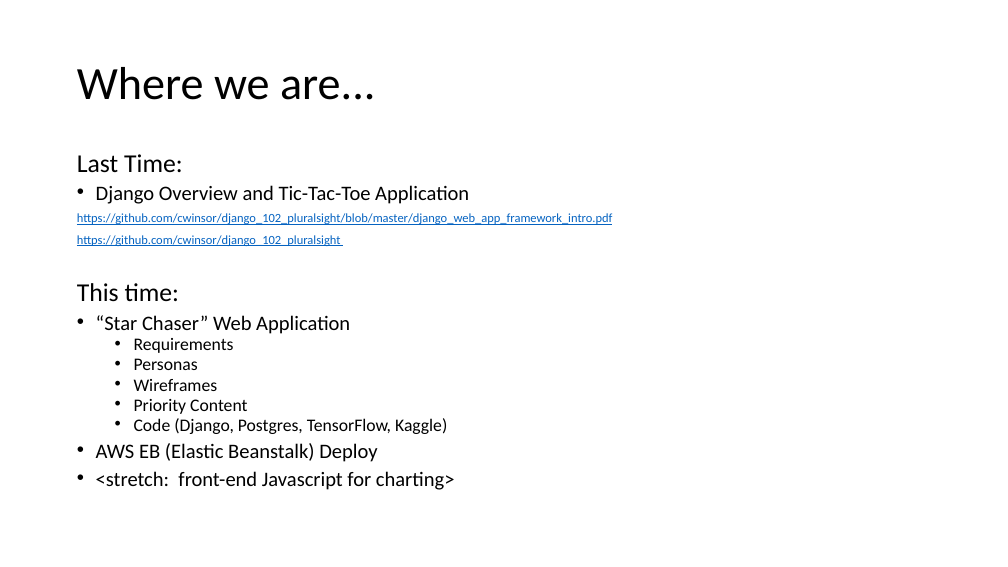
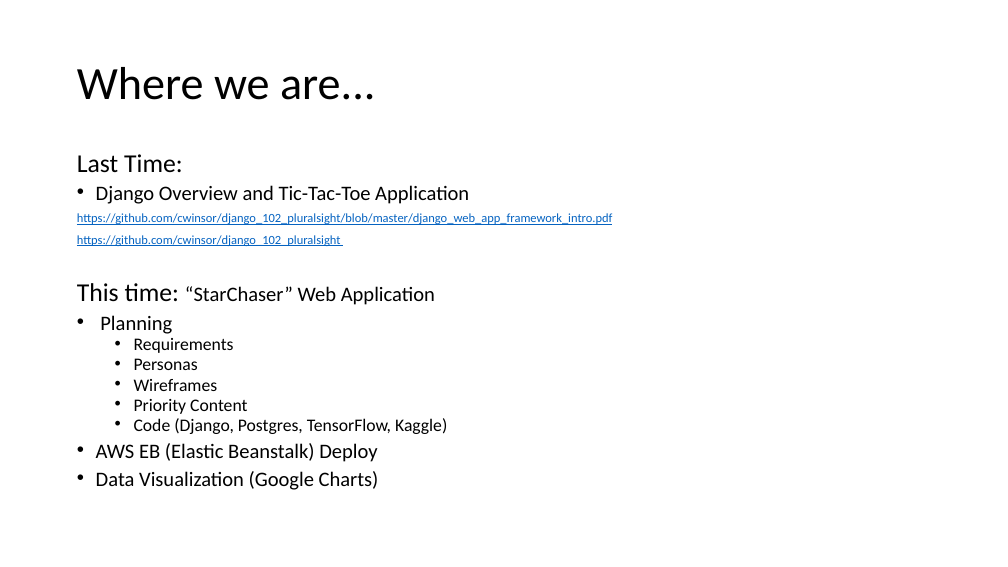
Before and after one commit to cwinsor/django_103_plasticc_and_ux, a slide deck: slide 2 of presentation.pptx. Drawn at 1008x567 pixels with LibreOffice and Linux fonts; fonts in the diff are those of the drawing. Boxes give left, top, right and bottom in pixels: in the first picture for what was removed or moved away, otherwise in the second. Text is boxed around its words. In the diff, an @@ line names an element or a change of style, - is before the commit and + after.

```diff
--- a/presentation.pptx
+++ b/presentation.pptx
@@ text at (77, 283, 435, 334): text changed @@
-This time:
-• “Star Chaser” Web Application
+This time: “StarChaser” Web Application
+• Planning
@@ text at (96, 471, 379, 490): text changed @@
-• <stretch: front-end Javascript for charting>
+• Data Visualization (Google Charts)
```
Also in this commit, not shown: 3 slides added, 6 other files.
